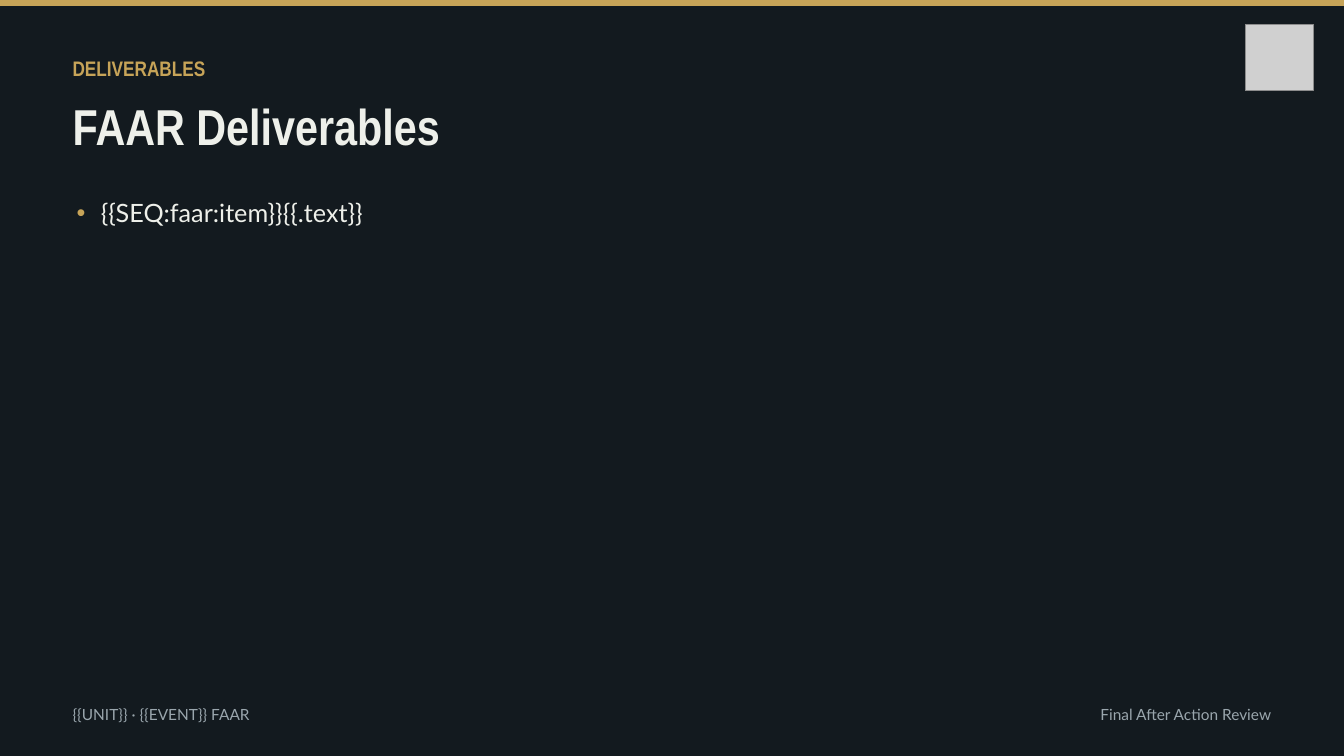
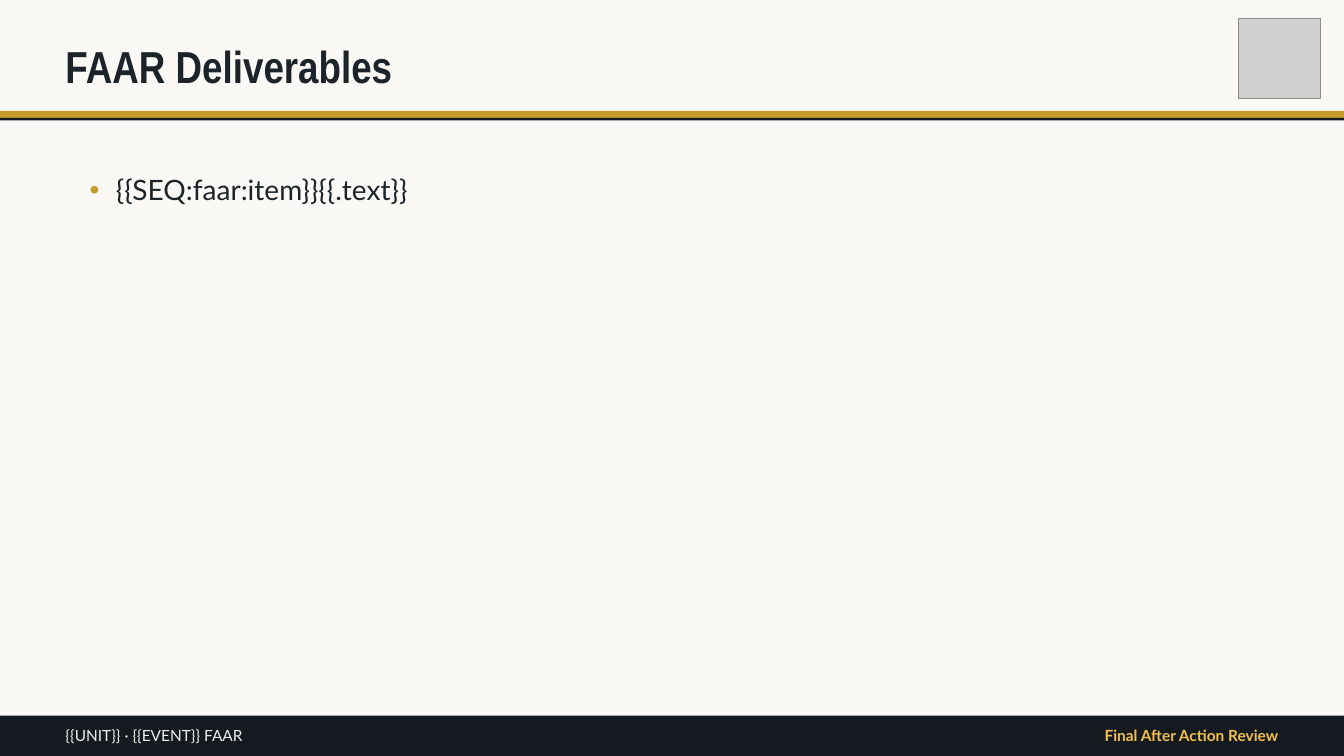
Before and after one commit to bwest63/trace, a slide deck: slide 7 of templates/faar-template.pptx (slide 10 before the commit). Drawn at 1344x756 pixels with LibreOffice and Linux fonts; fonts in the diff are those of the drawing; grey boxes stand for pictures. Boxes give left, top, right and bottom in pixels: in the first picture for what was removed or moved away, otherwise in the second. Text is boxed around its words. In the diff, an @@ line names an element or a change of style, - is before the commit and + after.

```diff
--- a/templates/faar-template.pptx
+++ b/templates/faar-template.pptx
@@ background #131A1F to #FAF9F6 @@
@@ text "FAAR Deliverables": place and size @@
-text "FAAR Deliverables" at (73,108,439,146)
+text "FAAR Deliverables" at (65,50,392,84)
@@ text "FAAR Deliverables" at (65,50,392,84): size 36 to 32 pt, text colour #EEF0EA to #1C2429; vertical alignment top to middle @@
@@ picture: place and size @@
-picture at (1245,24,1314,91)
+picture at (1238,18,1321,99)
@@ text removed at (73,61,206,76) @@
-DELIVERABLES
@@ rectangle: place and size @@
-rectangle at (0,0,1344,6)
+rectangle at (0,111,1344,118)
@@ rectangle at (0,111,1344,118): fill #C7A458 to #C79A2E @@
@@ rectangle added at (0,118,1344,121), fill #141A1F @@
@@ text "{{SEQ:faar:item}}{{.text}}": place and size @@
-text "{{SEQ:faar:item}}{{.text}}" at (101,202,363,226)
+text "{{SEQ:faar:item}}{{.text}}" at (116,178,408,204)
@@ text "{{SEQ:faar:item}}{{.text}}" at (116,178,408,204): size 18 to 20 pt, text colour #EEF0EA to #1C2429; indent changed; bullet colour #C7A458 to #C79A2E @@
@@ rectangle added at (0,716,1344,756), fill #141A1F @@
@@ text "{{UNIT}} · {{EVENT}} FAAR": place and size @@
-text "{{UNIT}} · {{EVENT}} FAAR" at (73,708,249,722)
+text "{{UNIT}} · {{EVENT}} FAAR" at (65,729,242,744)
@@ text "{{UNIT}} · {{EVENT}} FAAR" at (65,729,242,744): text colour #9AA6AD to #EEF0EA; vertical alignment top to middle @@
@@ text "Final After Action Review": place and size @@
-text "Final After Action Review" at (1100,708,1271,720)
+text "Final After Action Review" at (1105,729,1278,741)
@@ text "Final After Action Review" at (1105,729,1278,741): text colour #9AA6AD to #F2C14E, bold on; vertical alignment top to middle @@
```
Also in this commit, not shown: 13 other slides changed, 1 slide added, 5 slides removed, 6 other files.
